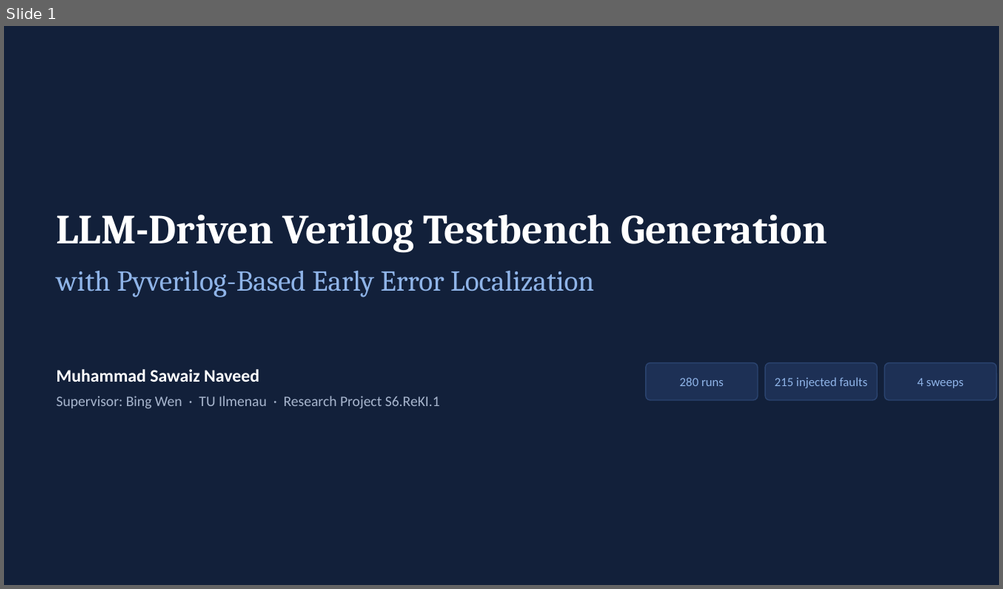
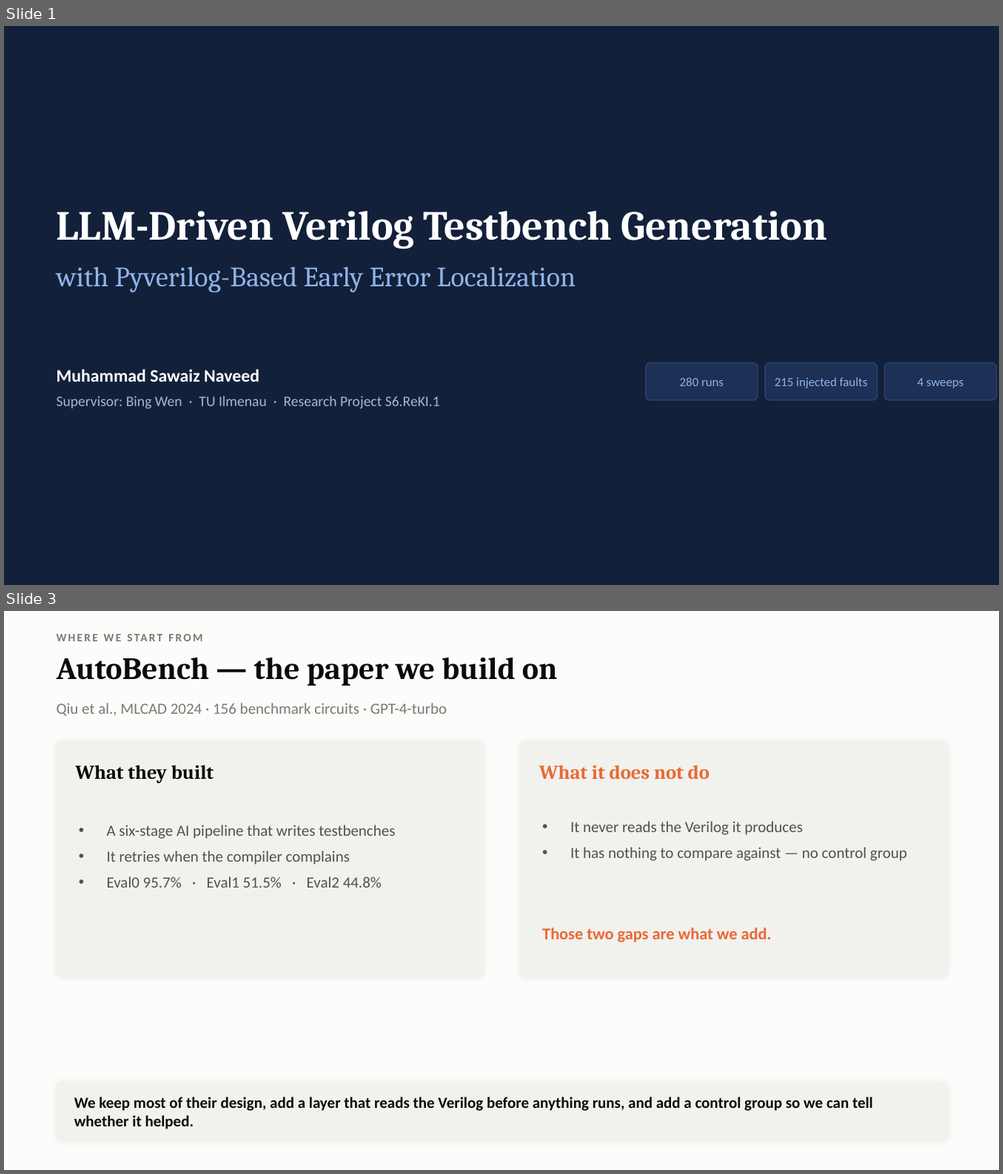
Before and after one commit to Sawaiz-zip/agentic-verilog-testbench, a slide deck: docs/presentation.pptx. Shown one above the other, each under a label of ours: slide 1 before the commit, slides 1 and 3 after it; the slides between them are not shown. The pictures are 1003x589 and 1003x1174 pixels, drawn with LibreOffice and Linux fonts; fonts in the diff are those of the drawing. Boxes give left, top, right and bottom in pixels: in the first picture for what was removed or moved away, otherwise in the second. Text is boxed around its words. In the diff, an @@ line names an element or a change of style, - is before the commit and + after.

```diff
--- a/docs/presentation.pptx
+++ b/docs/presentation.pptx
@@ slide 3 added at (4,611,999,1170), background #FCFCFB @@
@@ text added at (57,626,946,648), 11 pt, text #7A7974, bold @@
+WHERE WE START FROM
@@ text added at (57,657,558,686), 30 pt, text #0B0B0B, bold @@
+AutoBench — the paper we build on
@@ text added at (57,703,447,716), 15 pt, text #7A7974 @@
+Qiu et al., MLCAD 2024 · 156 benchmark circuits · GPT-4-turbo
@@ rounded rectangle added at (57,741,482,977), fill #F1F1ED, outline #F1F1ED 1 pt @@
@@ rounded rectangle added at (521,741,946,977), fill #F1F1ED, outline #F1F1ED 1 pt @@
@@ text added at (76,765,213,783), 19 pt, text #0B0B0B, bold @@
+What they built
@@ text added at (539,765,709,779), 19 pt, text #EB6834, bold @@
+What it does not do
@@ text added at (107,825,395,888), 15 pt, text #52514E @@
+• A six-stage AI pipeline that writes testbenches
+• It retries when the compiler complains
+• Eval0 95.7% · Eval1 51.5% · Eval2 44.8%
@@ text added at (570,821,907,861), 15 pt, text #52514E @@
+• It never reads the Verilog it produces
+• It has nothing to compare against — no control group
@@ text added at (542,928,771,943), 16 pt, text #EB6834, bold @@
+Those two gaps are what we add.
@@ rounded rectangle added at (57,1082,946,1141), fill #F1F1ED, outline #F1F1ED 1 pt @@
@@ text added at (74,1097,873,1130), 15 pt, text #0B0B0B, bold @@
+We keep most of their design, add a layer that reads the Verilog before anything runs, and add a control group so we can tell whether it helped.
@@ slide 1 changed as well @@
@@ text "LLM-Driven Verilog Testbench Generation": place and size @@
-text "LLM-Driven Verilog Testbench Generation" at (57,215,827,253)
+text "LLM-Driven Verilog Testbench Generation" at (57,211,827,249)
@@ text "with Pyverilog-Based Early Error Localization" at (57,266,575,293): size 28 to 27 pt @@
```
Also in this commit, not shown: 6 other slides changed, 16 other slides added, 19 slides removed, 3 other files.
